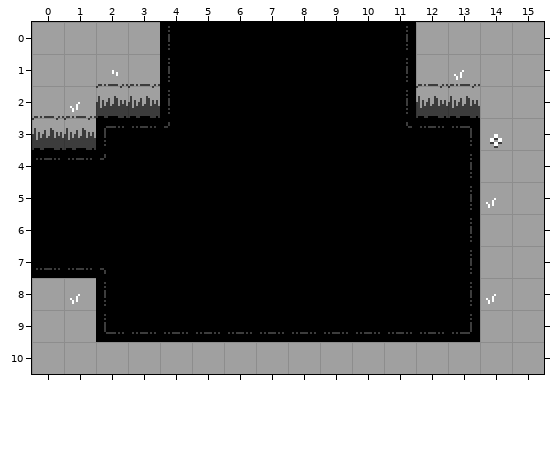
A Tiled map gets an edit: art/rooms/GrassyTest_Standard_NW.tmx. That is the earlier state.
Cells are 16x16 px. Shown: x 0..15, y 0..10.
New version:
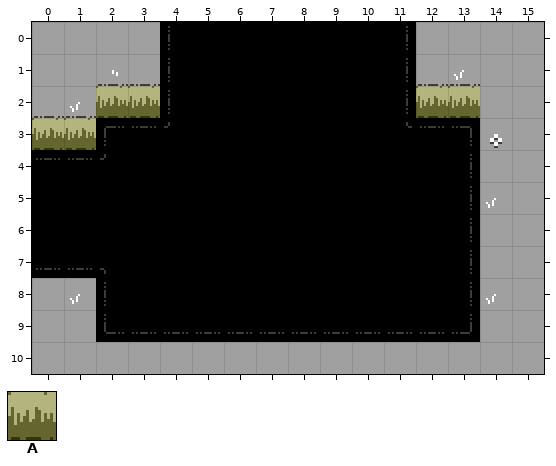
Key: from "Attributes": A 2.
_ is an empty cell.
Tiles of an added or newly shown layer are drawn over the layers below it.
See-through tiles are keyed as they look on the map.
Author's note on the commit: Do the multi-layer thing, add an attributes layer for rooms
What changed:
{"where": "layer \"Attributes\" (added)"}
{"y":2,"x":2,"old":"__","new":"AA"}
{"y":2,"x":12,"old":"__","new":"AA"}
{"y":3,"x":0,"old":"__","new":"AA"}
{"label":"added","picture_box":[32,86,160,150]}
{"label":"added","picture_box":[416,86,480,118]}
